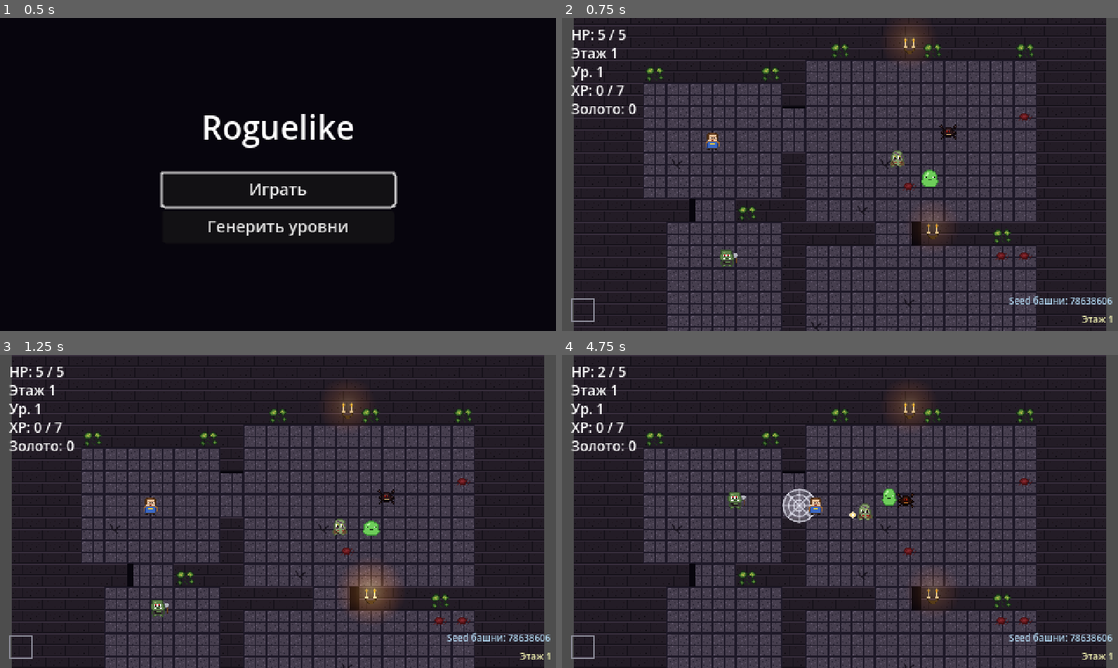
Above: before the commit, frames 1-4 (two rows, left to right).
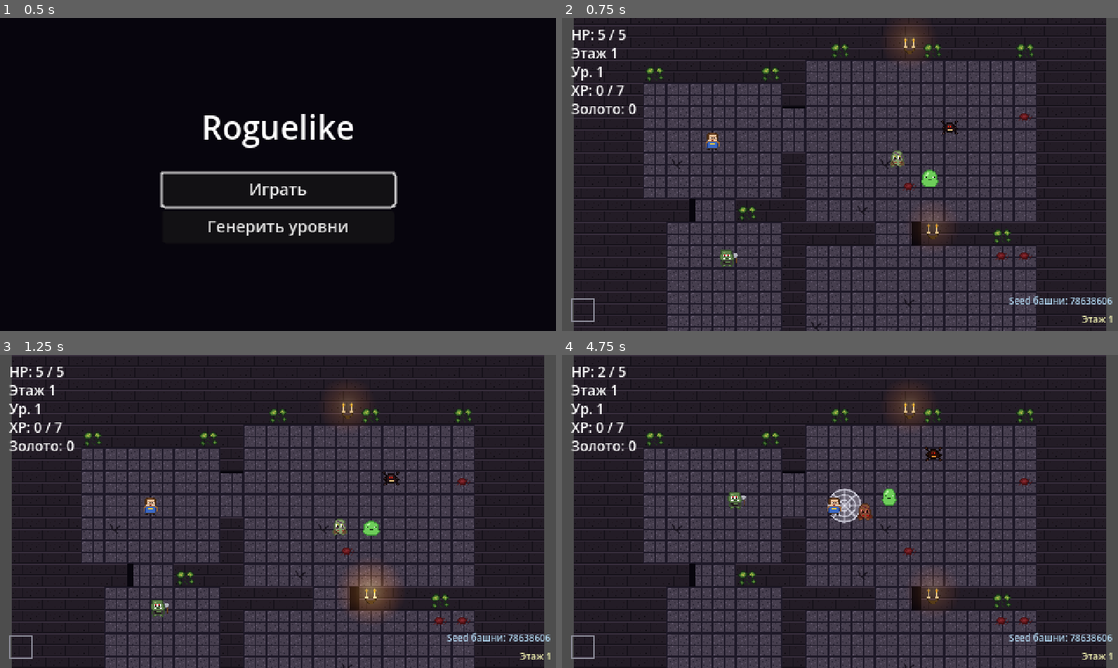
Above: after the commit, the same moments.

Repository: slartus/roguelike-game
Game: Godot game, scene res://scenes/ui/title_screen.tscn
Two runs of this game, one before a commit and one after it. Both use one fixed random seed, a clock stepped at 60 frames per second and the inputs below.
Inputs (mouse positions are in pixels of both pictures, inside the frame that each line leads up to):
- Up to frame 1 (0.5 s): no input
- Up to frame 2 (0.75 s): click "Играть" at 0.5 s
- Up to frame 3 (1.25 s): no input
- Up to frame 4 (4.75 s): tap Enter (ui_accept) at 1.25, 1.52, 4.52 s; move the mouse to (962, 495) at 1.27 s; press the mouse at (962, 495) at 1.28 s; hold D (move_right) 1.28-2 s; release the mouse at (962, 495) at 2 s; drag from (728, 527) to (828, 502) at 2.02 s; move the mouse to (895, 442) at 2.77 s; hold D (move_right) 2.78-3.5 s; tap Alt at 2.85 s; drag from (812, 574) to (673, 464) at 3.52 s; move the mouse to (1006, 558) at 4.27 s; press the mouse at (1006, 558) at 4.28 s; hold A (move_left) from 4.28 s (still down)

Frame 1 is identical in both runs. In frame 2, 0.1% of the frame differs, in the area x 67-72%, y 32-39%; in frame 3, 0.2%; in frame 4, 1.4%, in the area x 39-69%, y 29-54%.

Commit message:
feat(enemies): spider wanders in WATCH state, smoothly not by hopping
Previously the spider stood still until it saw the player. Now it
patrols the area at wander_speed = 25 px/s using move_and_slide, which
looks like a smooth walk. It is deliberately not the slime's REST/JUMP
pattern — no hops, just an unhurried stroll. Direction changes every
wander_change_interval or on wall contact. Charge and waiting phases
are unchanged.

Co-Authored-By: Claude Opus 4.7 (1M context) <noreply@anthropic.com>

Diff:
--- a/scenes/enemies/charger.gd
+++ b/scenes/enemies/charger.gd
@@ -27,6 +27,12 @@
 @export var xp_reward: int = 8
 @export var gold_reward: int = 1
 @export var perception_radius: float = 130.0
+# В WATCH паук неспешно бродит `move_and_slide` — плавно, без прыжков
+# (в отличие от слайма). Скорость сильно ниже charge_speed: WATCH
+# читается как «прогуливается», а рывок в CHARGING — как реальная
+# атака. Направление меняется по таймеру или при упоре в стену.
+@export var wander_speed: float = 25.0
+@export var wander_change_interval: float = 2.5
 
 var health: int
 var _state: int = State.WATCH
@@ -34,6 +40,8 @@
 var _charge_direction: Vector2 = Vector2.ZERO
 var _target: Node2D
 var _contact_timer: float = 0.0
+var _wander_direction: Vector2 = Vector2.ZERO
+var _wander_timer: float = 0.0
 
 func _ready() -> void:
 	add_to_group("enemy")
@@ -53,9 +61,10 @@
 
 	match _state:
 		State.WATCH:
-			velocity = Vector2.ZERO
 			if _target != null and _can_see_target():
 				_enter_waiting()
+			else:
+				_wander(delta)
 		State.WAITING:
 			velocity = Vector2.ZERO
 			if _state_timer <= 0.0 and _target != null:
@@ -106,6 +115,26 @@
 	_state = State.WATCH
 	_state_timer = 0.0
 	modulate = Color(1, 0.85, 0.55)
+	# Свежий вход в WATCH — сбрасываем таймер направления, чтобы паук
+	# сразу «оглянулся» и выбрал новое направление блуждания.
+	_wander_timer = 0.0
+
+func _wander(delta: float) -> void:
+	_wander_timer -= delta
+	if _wander_timer <= 0.0 or _wander_direction == Vector2.ZERO:
+		_pick_wander_direction()
+	velocity = _wander_direction * wander_speed
+	move_and_slide()
+	# Упёрлись в стену — крутим направление в сторону и обнуляем таймер,
+	# следующий тик выберет новое.
+	if velocity.length() < 1.0:
+		_wander_direction = -_wander_direction.rotated(randf_range(-PI / 3.0, PI / 3.0))
+		_wander_timer = 0.0
+
+func _pick_wander_direction() -> void:
+	var angle := randf() * TAU
+	_wander_direction = Vector2.RIGHT.rotated(angle)
+	_wander_timer = wander_change_interval
 
 func _enter_waiting() -> void:
 	_state = State.WAITING
--- a/test/unit/test_spider_web.gd
+++ b/test/unit/test_spider_web.gd
@@ -143,6 +143,40 @@
 	assert_false(charger._can_see_target(),
 		"цель дальше perception_radius не видима, даже без стены")
 
+# ---- Spider: wander in WATCH -----------------------------------------------
+
+func test_spider_wanders_in_watch_state_when_no_target() -> void:
+	# В WATCH без цели паук не стоит столбом, а неспешно бродит через
+	# _wander — velocity после тика не нулевая.
+	var charger = _spawn_charger()
+	charger._target = null
+	charger._wander(0.05)
+	assert_ne(charger.velocity, Vector2.ZERO,
+		"без цели в WATCH паук бродит, а не стоит")
+
+func test_spider_wander_uses_configured_wander_speed_not_charge_speed() -> void:
+	# «Не скачками»: скорость блуждания — wander_speed (низкая), а не
+	# charge_speed. Направление форсим единичным вектором, чтобы
+	# проверять именно магнитуду.
+	var charger = _spawn_charger()
+	charger._wander_direction = Vector2.RIGHT
+	charger._wander_timer = charger.wander_change_interval
+	charger._wander(0.05)
+	assert_almost_eq(charger.velocity.length(), charger.wander_speed, 0.5,
+		"магнитуда velocity в WATCH = wander_speed, не charge_speed")
+	assert_lt(charger.wander_speed, charger.charge_speed,
+		"wander_speed должен быть заметно меньше charge_speed")
+
+func test_spider_wander_picks_new_direction_when_timer_expires() -> void:
+	var charger = _spawn_charger()
+	charger._wander_direction = Vector2.ZERO
+	charger._wander_timer = -1.0
+	charger._wander(0.05)
+	assert_ne(charger._wander_direction, Vector2.ZERO,
+		"по истечении таймера паук выбирает новое направление")
+	assert_almost_eq(charger._wander_direction.length(), 1.0, 0.001,
+		"направление — единичный вектор")
+
 # ---- Spider web: flight and landing ----------------------------------------
 
 func test_web_starts_in_flying_state() -> void:
Not shown, changed: docs/gamedesign/enemies.md
